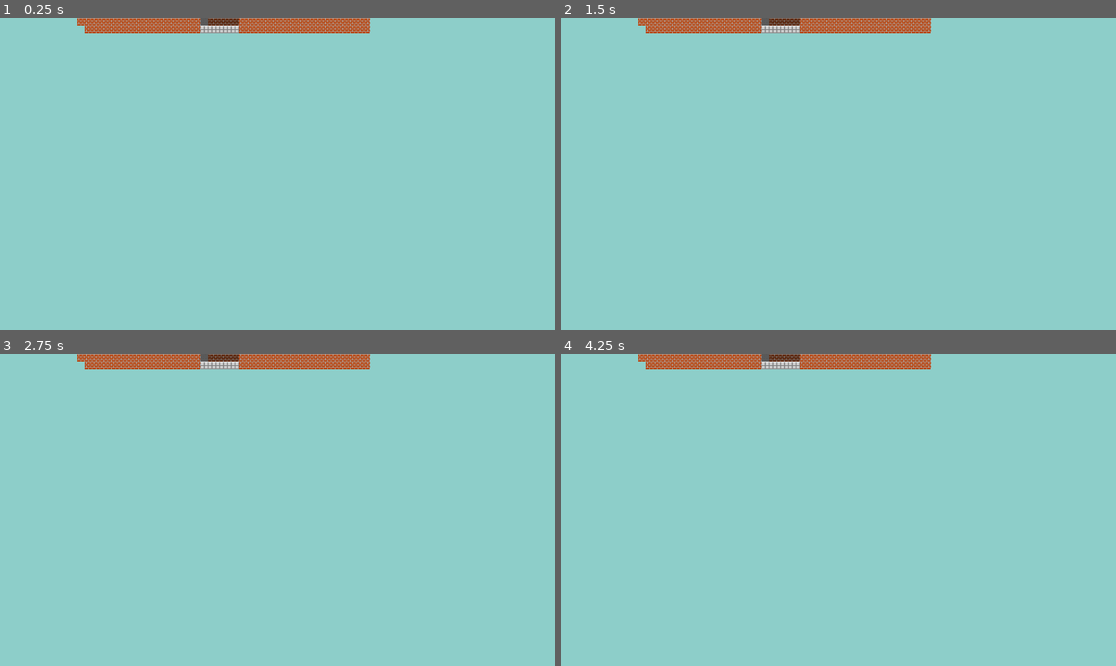
Above: before the commit, frames 1-4 (two rows, left to right).
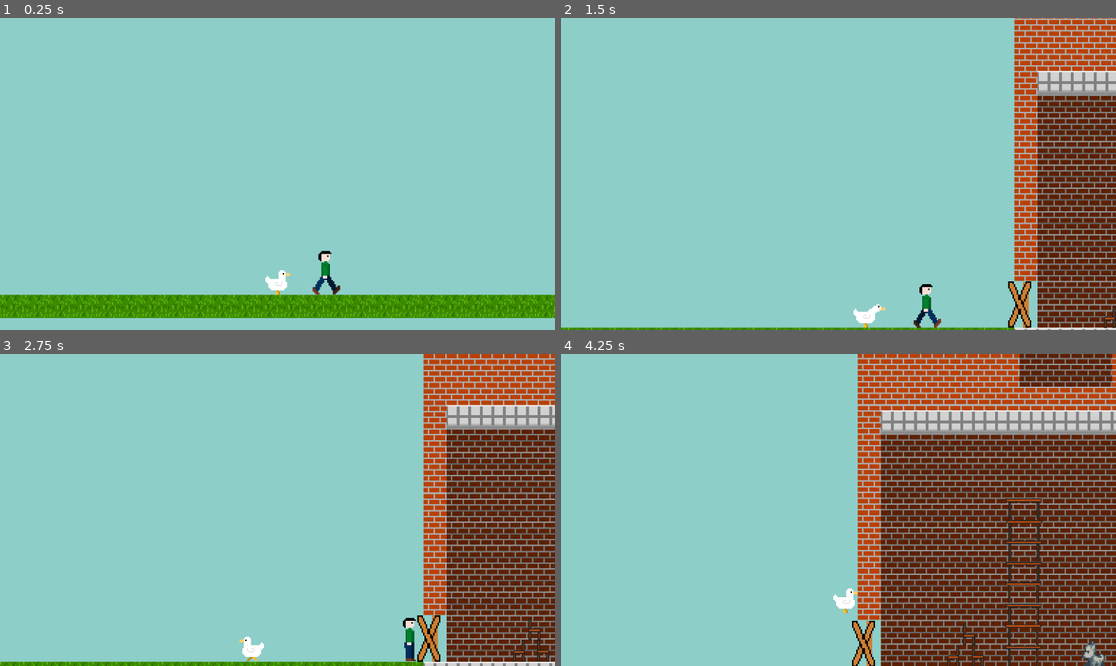
Above: after the commit, the same moments.

Repository: loholla/Goose-Terror
Game: Godot game, scene res://Scenes/Levels/Level3-Peck.tscn
The game is run twice, just before and just after one commit, with the same random seed, the same clock (stepped at 60 frames per second) and the same inputs. This scene is started directly instead of the project's main scene.
Inputs (mouse positions are in pixels of both pictures, inside the frame that each line leads up to):
- Up to frame 1 (0.25 s): no input
- Up to frame 2 (1.5 s): move the mouse to (960, 158) at 0.52 s; hold Right (Right) from 0.53 s (still down); tap E (Dash) at 0.6, 1.35 s; click (960, 158) at 0.67 s; tap Up (Up) at 0.77, 1.07 s; move the mouse to (727, 189) at 1.27 s
- Up to frame 3 (2.75 s): tap Up (Up) at 1.52, 1.82 s; move the mouse to (333, 441) at 2.02 s; release Right (Right) at 2.03 s; hold Left (Left) from 2.03 s (still down); tap E (Dash) at 2.1 s
- Up to frame 4 (4.25 s): move the mouse to (810, 572) at 2.77 s; release Left (Left) at 2.78 s; hold Right (Right) from 2.78 s (still down); tap E (Dash) at 2.85, 3.6 s; click (810, 572) at 2.92 s; tap Up (Up) at 3.02, 3.32, 3.77, 4.07 s; move the mouse to (1005, 556) at 3.52 s

The runs differ from the first frame. In frame 1, 11% of the frame differs, in the area x 0-100%, y 0-97%; in frame 2, 22%; in frame 3, 28%; in frame 4, 48%, in the area x 13-100%, y 0-100%.

Commit message:
Finale Change

Diff:
--- a/Scenes/Levels/Level3-Peck.tscn
+++ b/Scenes/Levels/Level3-Peck.tscn
@@ -2,20 +2,20 @@
 
 [ext_resource type="PackedScene" uid="uid://seofeu8n0j2r" path="res://Scenes/Characters/Player.tscn" id="1_1c1fv"]
 [ext_resource type="PackedScene" uid="uid://dvs61dly0v7hn" path="res://Scenes/Misc/LevelSprites.tscn" id="2_14ol8"]
+[ext_resource type="PackedScene" uid="uid://b2mcxg3snepm" path="res://Scenes/Misc/decor_no_collision/book_case.tscn" id="2_i76m2"]
 [ext_resource type="PackedScene" uid="uid://c762xvilww2a8" path="res://Scenes/Misc/Door.tscn" id="3_3igph"]
 [ext_resource type="PackedScene" uid="uid://c0ovdowyxmv6f" path="res://Scenes/Misc/WoodBarricade.tscn" id="4_w1s1r"]
-[ext_resource type="PackedScene" uid="uid://dbfbmlgbcftis" path="res://Scenes/Misc/DJSkillBook.tscn" id="5_lssa0"]
 [ext_resource type="PackedScene" uid="uid://l4lilxukptjj" path="res://Scenes/Misc/decor_collision/table.tscn" id="6_uvh8l"]
 [ext_resource type="PackedScene" uid="uid://bfl52tshju2ev" path="res://Scenes/Misc/decor_collision/chair_right.tscn" id="7_ng5t8"]
 [ext_resource type="PackedScene" uid="uid://ehf1f6betbdd" path="res://Scenes/Misc/decor_collision/chair_left.tscn" id="8_m318b"]
-[ext_resource type="PackedScene" path="res://Scenes/Characters/Person1b.tscn" id="9_kqtow"]
-[ext_resource type="PackedScene" path="res://Scenes/Characters/pets.tscn" id="11_3fes6"]
-[ext_resource type="PackedScene" path="res://Scenes/Characters/Person1d.tscn" id="11_ku0dk"]
-[ext_resource type="PackedScene" path="res://Scenes/Misc/MetalBarricade.tscn" id="12_vapbm"]
-[ext_resource type="PackedScene" path="res://Scenes/Misc/Barrel.tscn" id="13_mtdsf"]
-[ext_resource type="PackedScene" path="res://Scenes/Characters/Person2b.tscn" id="14_r8w5k"]
-[ext_resource type="PackedScene" path="res://Scenes/Characters/Person2d.tscn" id="15_p12sv"]
-[ext_resource type="PackedScene" uid="uid://b2mcxg3snepm" path="res://Scenes/Misc/decor_no_collision/book_case.tscn" id="16_yte71"]
+[ext_resource type="PackedScene" uid="uid://qmqo68fuc6wk" path="res://Scenes/Characters/Person1b.tscn" id="9_kqtow"]
+[ext_resource type="PackedScene" uid="uid://dsfdclt3oec8" path="res://Scenes/Characters/pets.tscn" id="11_3fes6"]
+[ext_resource type="PackedScene" uid="uid://pv1n34mdfof8" path="res://Scenes/Characters/Person1d.tscn" id="11_ku0dk"]
+[ext_resource type="PackedScene" uid="uid://c6ii3efcots07" path="res://Scenes/Misc/MetalBarricade.tscn" id="12_vapbm"]
+[ext_resource type="PackedScene" uid="uid://pp03ulyo3ikr" path="res://Scenes/Misc/Barrel.tscn" id="13_mtdsf"]
+[ext_resource type="PackedScene" uid="uid://wypkow7i3ehx" path="res://Scenes/Characters/Person2b.tscn" id="14_r8w5k"]
+[ext_resource type="PackedScene" uid="uid://b5184xqcm2io5" path="res://Scenes/Characters/Person2d.tscn" id="15_p12sv"]
+[ext_resource type="PackedScene" uid="uid://dhk3xsbhlautn" path="res://Scenes/Misc/level_fin.tscn" id="16_2x2p1"]
 
 [sub_resource type="RectangleShape2D" id="RectangleShape2D_15smf"]
 size = Vector2(37.9701, 351.535)
@@ -26,14 +26,23 @@
 scale = Vector2(0.999415, 1.0089)
 layer_0/tile_data = PackedInt32Array(-786432, 0, 0, -720896, 0, 0, -655360, 0, 0, -393216, 0, 0, -327680, 0, 0, -262144 …(36581 unchanged characters)…
 
+[node name="BookCase" parent="." instance=ExtResource("2_i76m2")]
+position = Vector2(243, -218)
+
+[node name="BookCase2" parent="." instance=ExtResource("2_i76m2")]
+position = Vector2(247, -41)
+
+[node name="BookCase3" parent="." instance=ExtResource("2_i76m2")]
+position = Vector2(378, -444)
+
+[node name="BookCase4" parent="." instance=ExtResource("2_i76m2")]
+position = Vector2(591, -153)
+
 [node name="Door" parent="." instance=ExtResource("3_3igph")]
 position = Vector2(7.94257, -31.8692)
 
 [node name="WoodBarricade" parent="." instance=ExtResource("4_w1s1r")]
 position = Vector2(3.77698, -32.0669)
-
-[node name="DashSkillBook" parent="." instance=ExtResource("5_lssa0")]
-position = Vector2(-37.7012, -30.7717)
 
 [node name="Table9" parent="." instance=ExtResource("6_uvh8l")]
 position = Vector2(114.232, -67.9073)
@@ -194,15 +203,15 @@
 [node name="Person1b3" parent="." instance=ExtResource("9_kqtow")]
 position = Vector2(590.195, -462.512)
 
-
-[node name="BookCase" parent="." instance=ExtResource("16_yte71")]
-position = Vector2(242.108, -217.611)
-
-[node name="BookCase2" parent="." instance=ExtResource("16_yte71")]
-position = Vector2(570.899, -217.611)
-
-[node name="BookCase3" parent="." instance=ExtResource("16_yte71")]
-position = Vector2(731.93, -443.813)
-
-[node name="BookCase4" parent="." instance=ExtResource("16_yte71")]
-position = Vector2(662.556, -443.392)
+[node name="Player" parent="." instance=ExtResource("1_1c1fv")]
+position = Vector2(-197.354, -32.6449)
+
+[node name="LevelFin" parent="." instance=ExtResource("16_2x2p1")]
+position = Vector2(-28, -453)
+rotation = -0.47822
+scale = Vector2(3, 3)
+
+[node name="LevelFin2" parent="." instance=ExtResource("16_2x2p1")]
+position = Vector2(-30, -515)
+rotation = -2.51327
+scale = Vector2(3, 3)
